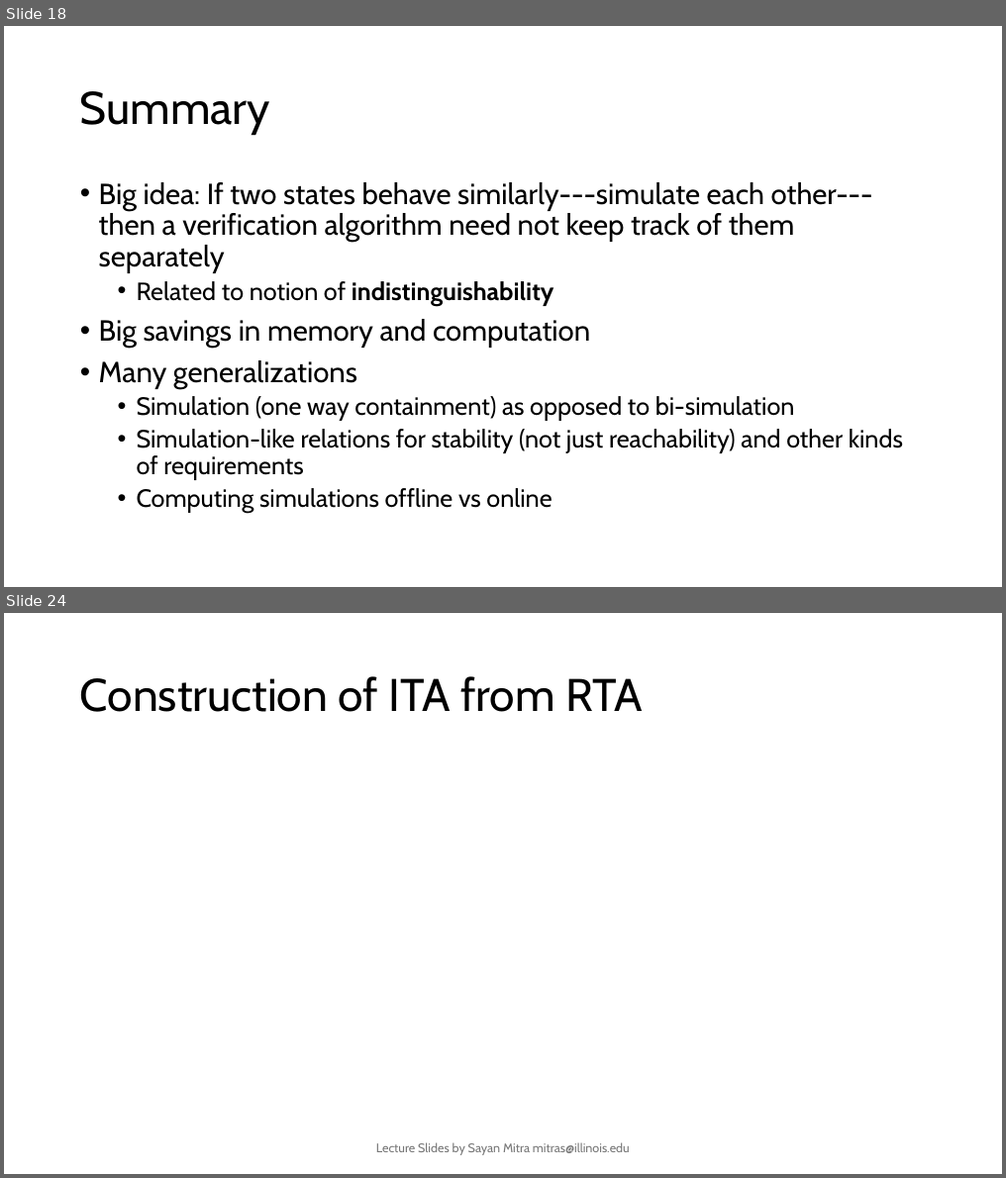
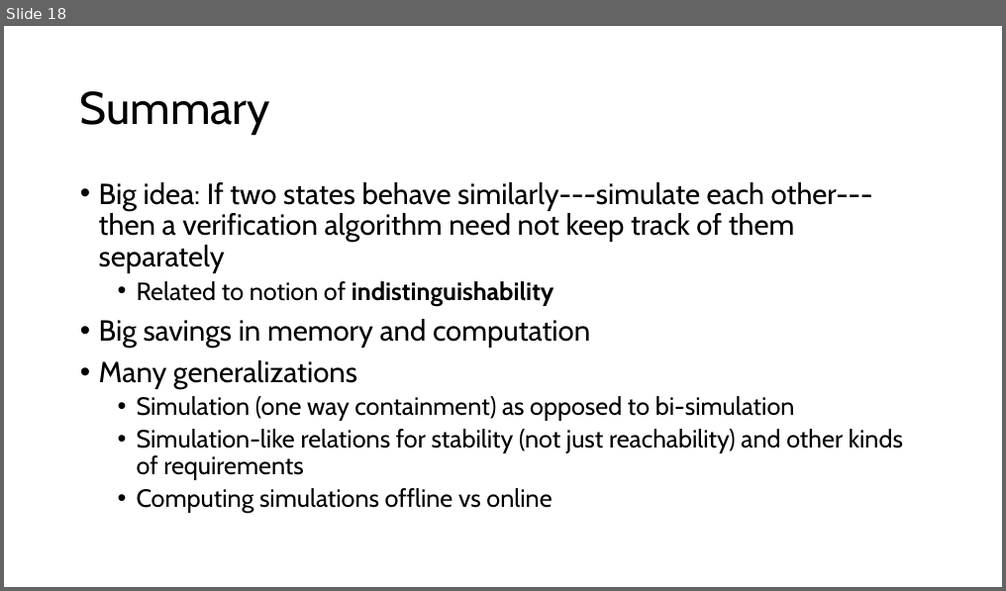
Before and after one commit to sayanmitracode/cpsbooksite, a slide deck: Slides/2025/L15_ITA.pptx. Shown one above the other, each under a label of ours: slides 18 and 24 before the commit, slide 18 after it; the slides between them are not shown. The pictures are 1006x1178 and 1006x591 pixels, drawn with LibreOffice and Linux fonts; fonts in the diff are those of the drawing; grey boxes stand for pictures. Boxes give left, top, right and bottom in pixels: in the first picture for what was removed or moved away, otherwise in the second. Text is boxed around its words. In the diff, an @@ line names an element or a change of style, - is before the commit and + after.

```diff
--- a/Slides/2025/L15_ITA.pptx
+++ b/Slides/2025/L15_ITA.pptx
@@ slide 24 removed at [4,613,1002,1174], background #FFFFFF @@
@@ title removed at [80,676,643,712] @@
-Construction of ITA from RTA
@@ text removed at [376,1143,630,1156] @@
-Lecture Slides by Sayan Mitra mitras@illinois.edu
```
Also in this commit, not shown: 24 other slides removed, 4 other files.
